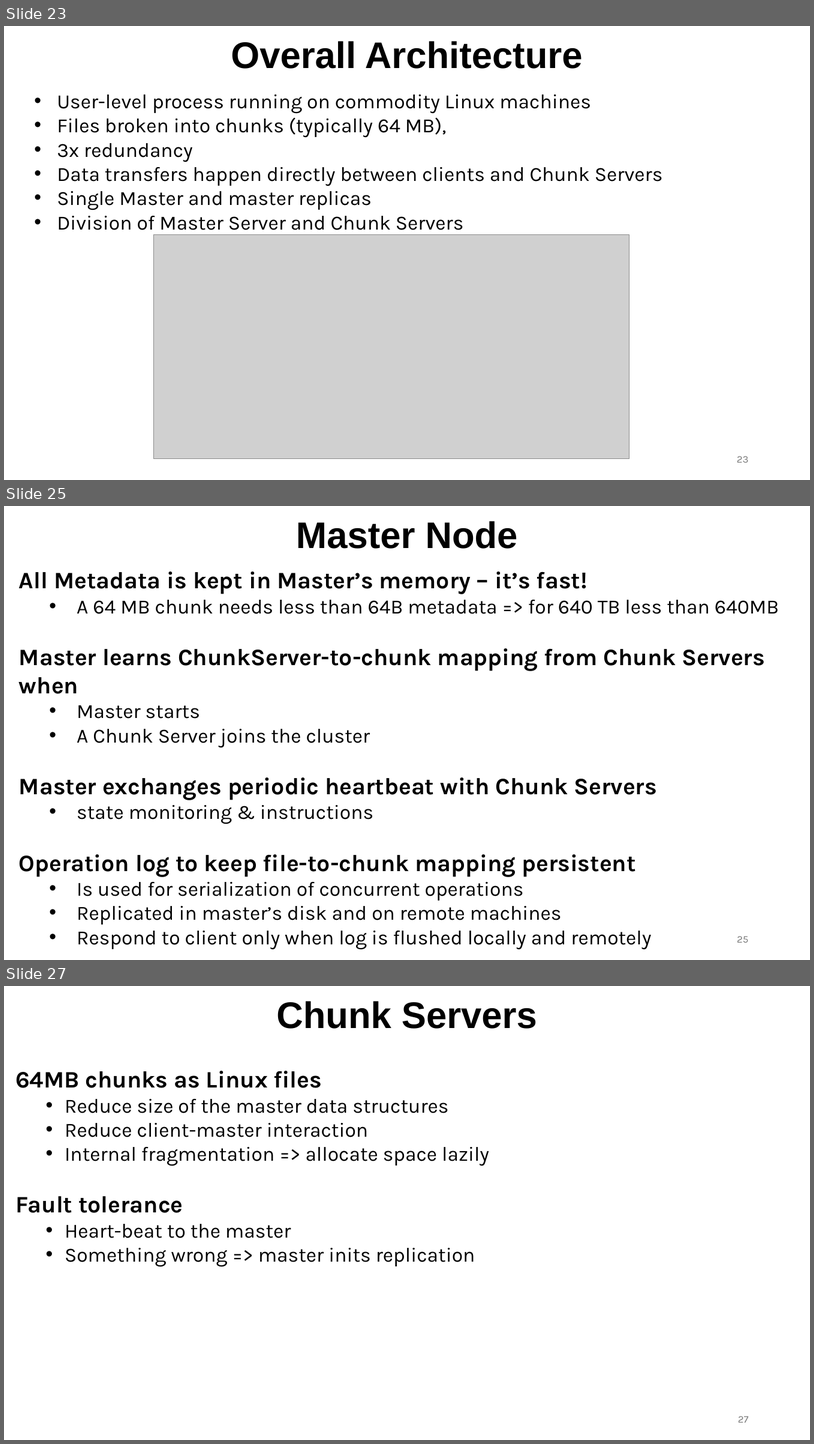
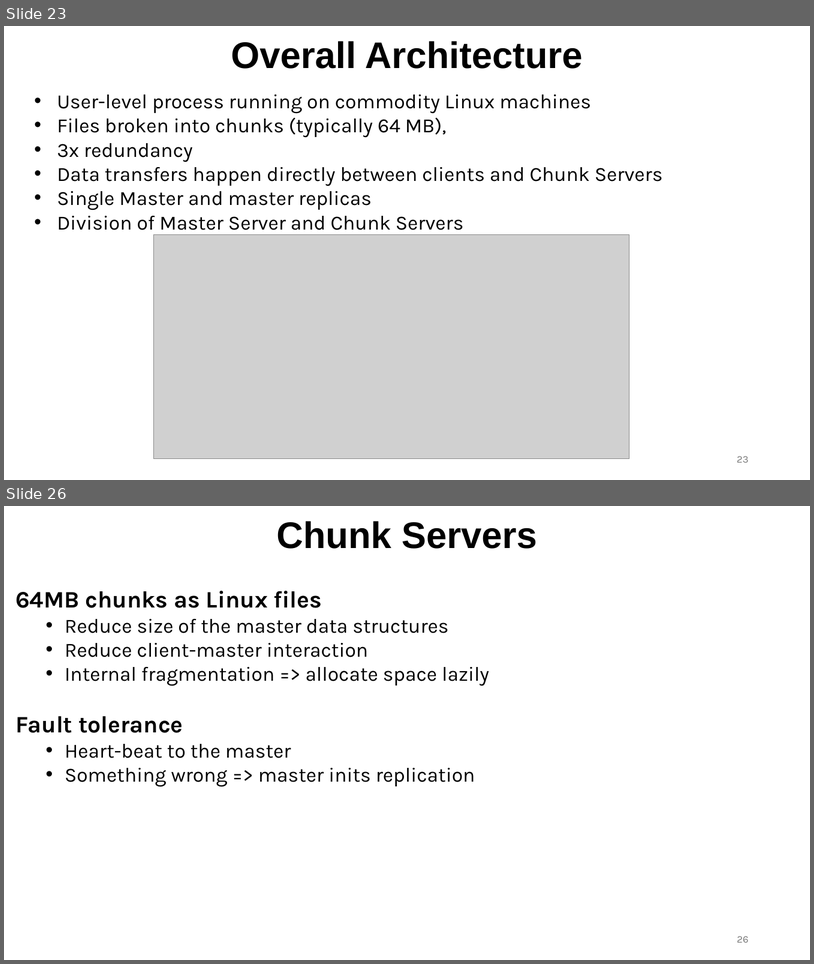
Before and after one commit to ec528/ec528.github.io, a slide deck: slides/fall26/4-gfs.pptx. Shown one above the other, each under a label of ours: slides 23, 25 and 27 before the commit, slides 23 and 26 after it; the slides between them are not shown. The pictures are 814x1444 and 814x964 pixels, drawn with LibreOffice and Linux fonts; fonts in the diff are those of the drawing; grey boxes stand for pictures. Boxes give left, top, right and bottom in pixels: in the first picture for what was removed or moved away, otherwise in the second. Text is boxed around its words. In the diff, an @@ line names an element or a change of style, - is before the commit and + after.

```diff
--- a/slides/fall26/4-gfs.pptx
+++ b/slides/fall26/4-gfs.pptx
@@ slide 25 removed at (4, 506, 810, 960), background #FFFFFF @@
@@ title removed at (296, 521, 518, 549) @@
-Master Node
@@ text removed at (19, 571, 779, 949) @@
-All Metadata is kept in Master’s memory – it’s fast!
-  • A 64 MB chunk needs less than 64B metadata => for 640 TB less than 640MB
-Master learns ChunkServer-to-chunk mapping from Chunk Servers when
-  • Master starts
-  • A Chunk Server joins the cluster
-Master exchanges periodic heartbeat with Chunk Servers
-  • state monitoring & instructions
-Operation log to keep file-to-chunk mapping persistent
-  • Is used for serialization of concurrent operations
-  • Replicated in master’s disk and on remote machines
-  • Respond to client only when log is flushed locally and remotely
@@ page number removed at (737, 936, 749, 942) @@
-25
@@ what was slide 27 is now slide 26 @@
@@ page number at (737, 936, 749, 942): text changed @@
-27
+26
```
Also in this commit, not shown: 3 slides changed.
